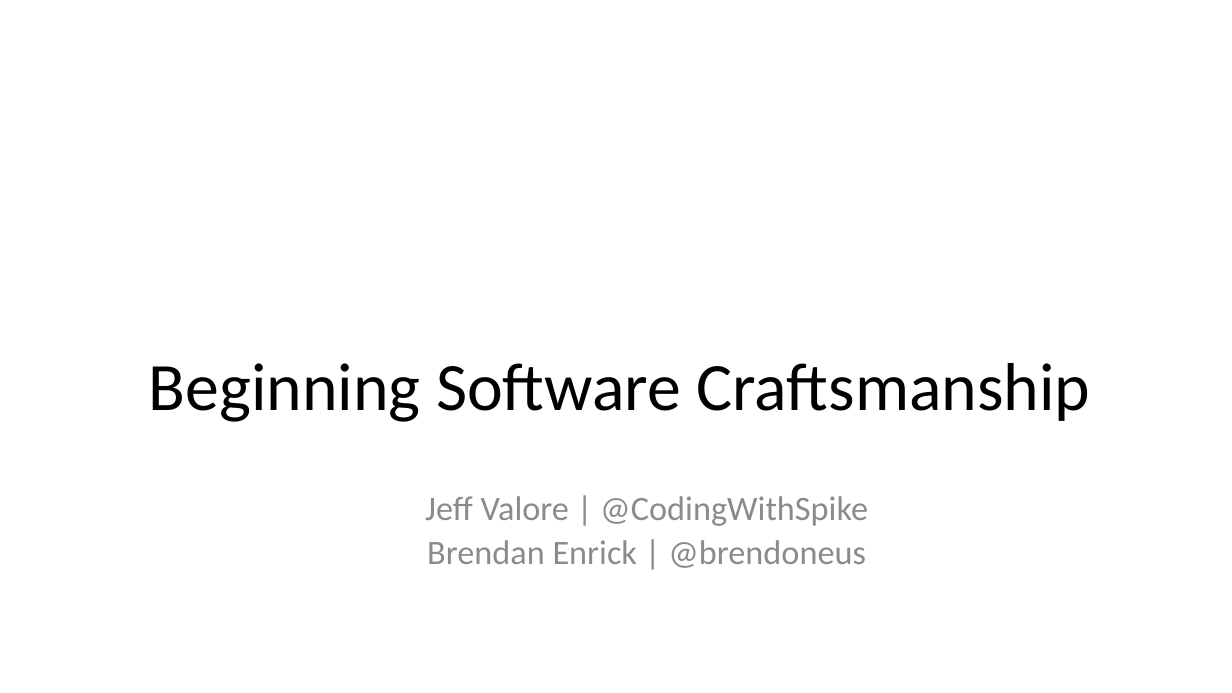
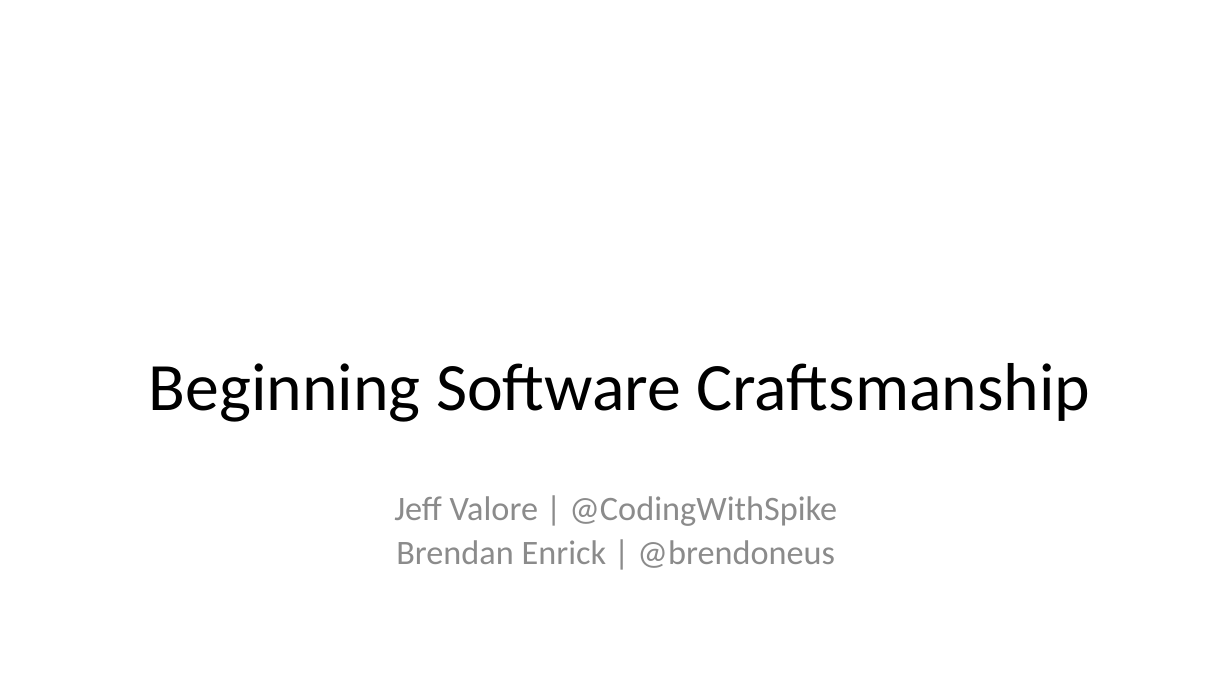
Before and after one commit to HudsonSC/CodeMash-2015-Precompiler-Workshop, a slide deck: slide 1 of 02-Principles.pptx. Drawn at 1232x693 pixels with LibreOffice and Linux fonts; fonts in the diff are those of the drawing; background and template pictures are left out. Boxes give left, top, right and bottom in pixels: in the first picture for what was removed or moved away, otherwise in the second. Text is boxed around its words. In the diff, an @@ line names an element or a change of style, - is before the commit and + after.

```diff
--- a/02-Principles.pptx
+++ b/02-Principles.pptx
@@ subtitle "Jeff Valore | @CodingWithSpike" moved from (x1=425, y1=496, x2=868, y2=526) to (x1=394, y1=496, x2=837, y2=526) @@
@@ text "Brendan Enrick | @brendoneus" moved from (x1=427, y1=540, x2=866, y2=568) to (x1=396, y1=540, x2=835, y2=568) @@
```
Also in this commit, not shown: 14 other slides changed.
